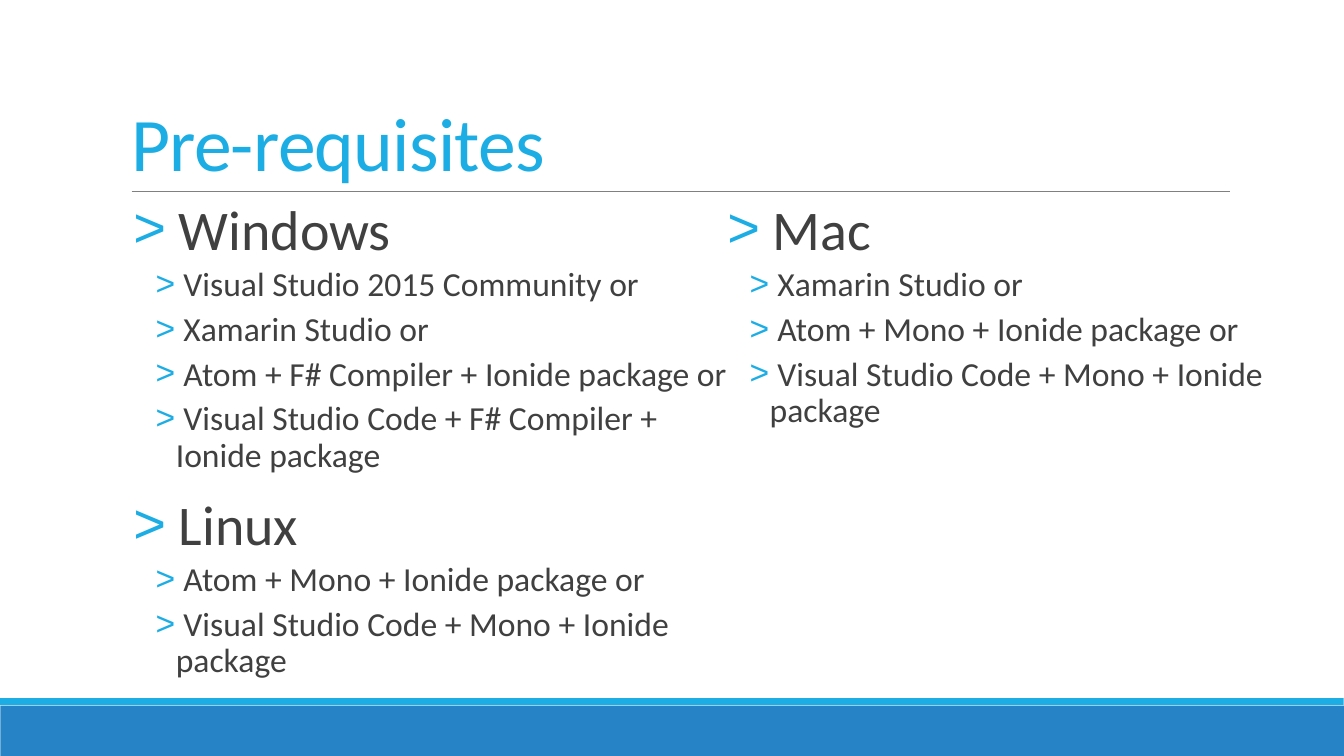
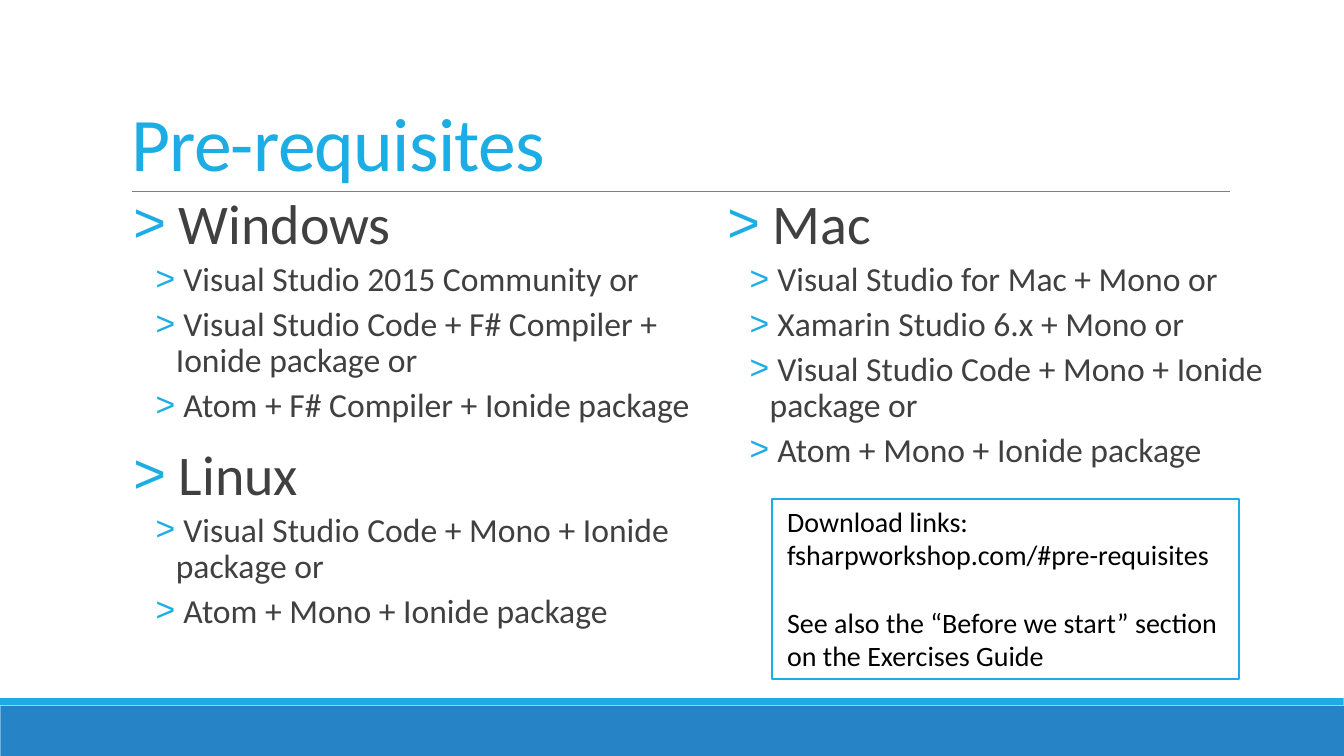
Before and after one commit to jorgef/fsharpworkshop, a slide deck: slide 2 of FSharpWorkshop_Slides.pptx (slide 4 before the commit). Drawn at 1344x756 pixels with LibreOffice and Linux fonts; fonts in the diff are those of the drawing. Boxes give left, top, right and bottom in pixels: in the first picture for what was removed or moved away, otherwise in the second. Text is boxed around its words. In the diff, an @@ line names an element or a change of style, - is before the commit and + after.

```diff
--- a/FSharpWorkshop_Slides.pptx
+++ b/FSharpWorkshop_Slides.pptx
@@ text at [770,267,1263,468]: text changed @@
-  > Xamarin Studio or
-  > Atom + Mono + Ionide package or
-  > Visual Studio Code + Mono + Ionide package
+  > Visual Studio for Mac + Mono or
+  > Xamarin Studio 6.x + Mono or
+  > Visual Studio Code + Mono + Ionide package or
+  > Atom + Mono + Ionide package
@@ text at [176,312,689,423]: text changed @@
-  > Xamarin Studio or
-  > Atom + F# Compiler + Ionide package or
-  > Visual Studio Code + F# Compiler + Ionide package
+  > Visual Studio Code + F# Compiler + Ionide package or
+  > Atom + F# Compiler + Ionide package
@@ rectangle added at [772,499,1239,679], fill #FFFFFF, outline #1CADE4 1.25 pt, 20 pt, text #000000 @@
+Download links:
+fsharpworkshop.com/#pre-requisites
+See also the “Before we start” section
+on the Exercises Guide
@@ text at [176,518,669,629]: text changed @@
-  > Atom + Mono + Ionide package or
-  > Visual Studio Code + Mono + Ionide package
+  > Visual Studio Code + Mono + Ionide package or
+  > Atom + Mono + Ionide package
```
Also in this commit, not shown: 11 other slides changed, 2 slides removed, 29 other files.
